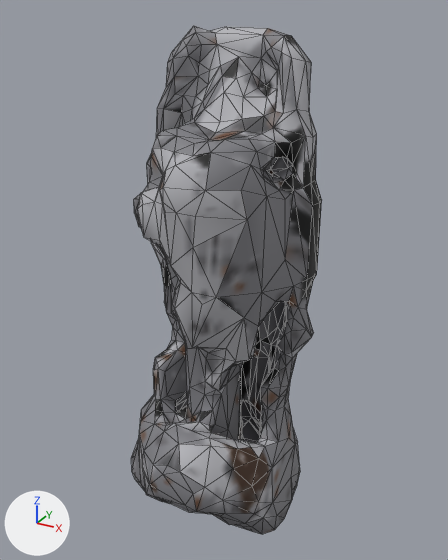
A saved change to the glTF model www/proto3d/models/beth/equipment/fitted/darius/darius_plate_common_boot_L_lod1.glb.
Camera for both pictures: a 50 mm lens placed at (0.45, -0.64, 0.598), pointed at (0.12, -0.04, 0.298). The axes (+X, +Y, +Z) are drawn at lower left. The lights are the same throughout. The older version comes first. Mesh edges are drawn as thin lines. Vertices at exactly the same position are counted once.

Objects in the first picture: 'darius_plate_common_boot_L_lod1'.
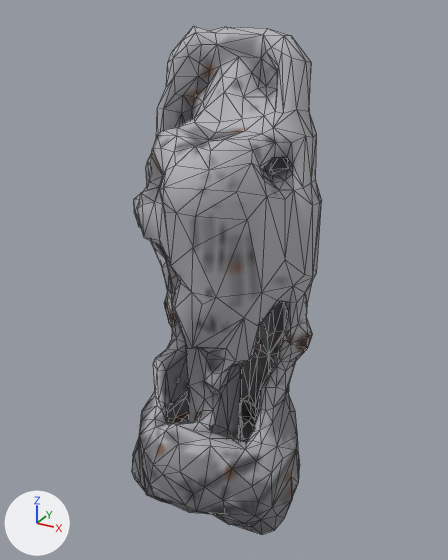
Where the change shows, as pixel boxes [x1, y1, x2, y2] in the pictures (448 x 560 px; the box of a moved part takes in the faces that stretch with it):
'darius_plate_common_boot_L_lod1', reshaped
    before: [131, 26, 322, 534]
    after: [132, 26, 322, 534]
part 1 of me_darius_plate_common_boot_l_hi_002, moved or reshaped
    before: [131, 153, 322, 534]
    after: [132, 153, 322, 534]
part 2 of me_darius_plate_common_boot_l_hi_002, moved or reshaped
    both: [164, 136, 275, 220]
part 3 of me_darius_plate_common_boot_l_hi_002, surface changed
    both: [134, 26, 322, 531]

What the commit changed:
me_darius_plate_common_boot_l_hi_002 is used by ob_darius_plate_common_boot_l_lod1; location (0.0, 0.0, 0.0).
me_darius_plate_common_boot_l_hi_002 had 902 vertices, 1812 faces and spanned x -0.002..0.227, y -0.184..0.064, z -0.045..0.58.
me_darius_plate_common_boot_l_hi_002 now has 904 vertices, 1812 faces and spans x -0.002..0.227, y -0.184..0.065, z -0.045..0.58.
me_darius_plate_common_boot_l_hi_002 part 1: 52 vertices moved from x -0.002..0.218, y -0.159..0.063, z -0.01..0.407 to x -0.002..0.218, y -0.16..0.062, z -0.012..0.408; 270 vertices removed from x -0.001..0.225, y -0.16..0.063, z -0.028..0.433; 271 vertices added at x -0.001..0.225, y -0.161..0.065, z -0.026..0.428.
me_darius_plate_common_boot_l_hi_002 part 2: 2 vertices moved from x 0.167..0.18, y -0.096..-0.036, z 0.438..0.456 to x 0.167..0.181, y -0.095..-0.036, z 0.438..0.458; 8 vertices removed from x 0.126..0.185, y -0.138..-0.036, z 0.434..0.475; 9 vertices added at x 0.129..0.185, y -0.139..-0.03, z 0.433..0.473.
me_darius_plate_common_boot_l_hi_002 part 3: 869 kept faces spanning x -0.002..0.227, y -0.184..0.064, z -0.045..0.58 get new texture (UV) coordinates.
